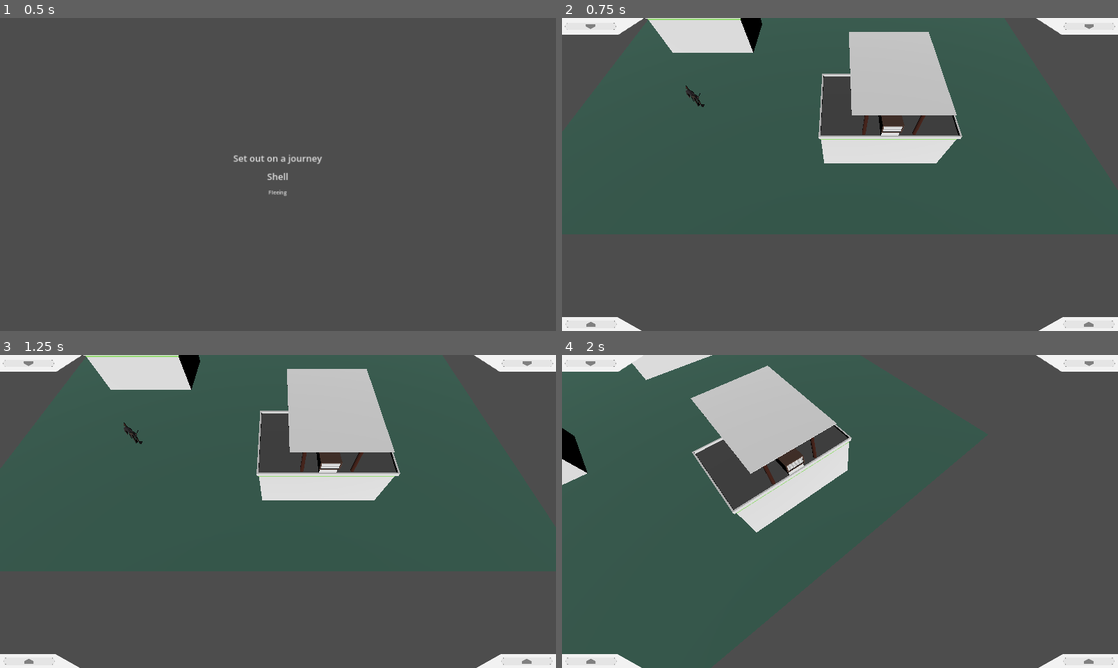
Above: before the commit, frames 1-4 (two rows, left to right).
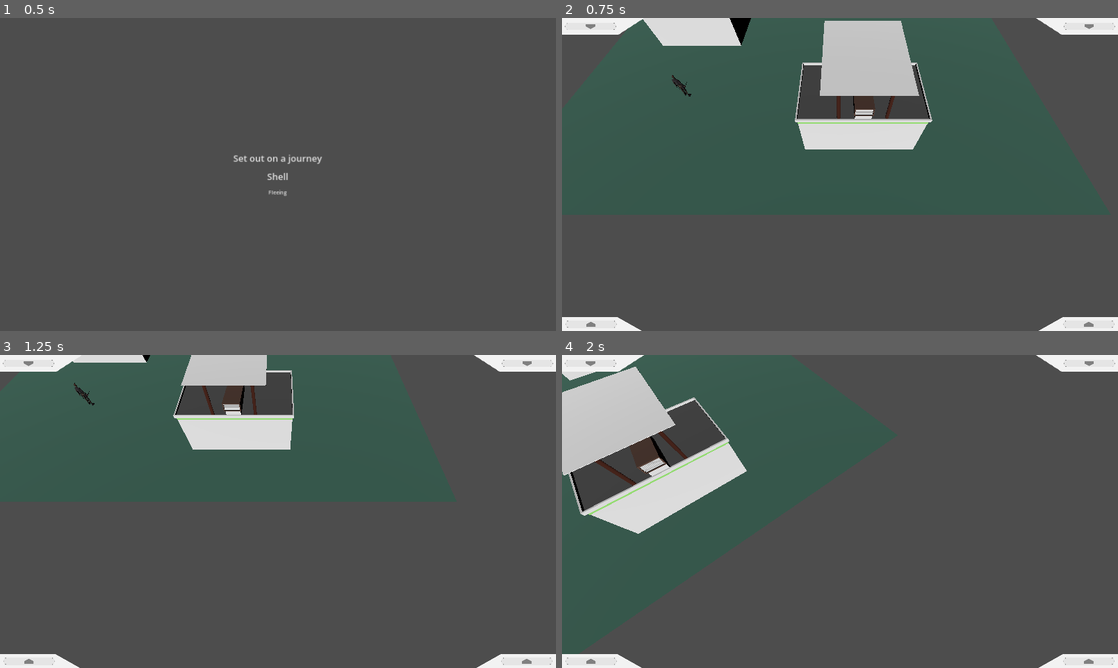
Above: after the commit, the same moments.

Repository: andrijzyn/The-Undefinders
Game: Godot game, scene res://features/GUI/menu/menu.tscn
The game is run twice, just before and just after one commit, with the same random seed, the same clock (stepped at 60 frames per second) and the same inputs.
Inputs (mouse positions are in pixels of both pictures, inside the frame that each line leads up to):
- Up to frame 1 (0.5 s): no input
- Up to frame 2 (0.75 s): click "Set out on a journey" at 0.5 s
- Up to frame 3 (1.25 s): no input
- Up to frame 4 (2 s): tap Enter at 1.25 s; move the mouse to (962, 495) at 1.27 s; hold E (ROTATE_RIGHT) from 1.28 s (still down); hold R (ROTATE) from 1.28 s (still down); click (962, 495) at 1.42 s

Frame 1 is identical in both runs. In frame 2, 8.4% of the frame differs, in the area x 14-72%, y 0-47%; in frame 3, 15%; in frame 4, 20%, in the area x 0-53%, y 0-58%.

Commit message:
Fix handleEdgeScrolling

Diff:
--- a/app/MainCamera.gd
+++ b/app/MainCamera.gd
@@ -2,11 +2,12 @@
 class_name MainCamera
 
 @export var CAMERA_SPEED_MULTPLIER := 10
+@export var CAMERA_ROTATION_SPEED := 1
+
 @export var ZOOM_SPEED_MULTPLIER := 200
-@export var EDGE_SCROLL_SPEED_MULTPLIER := 5
-@export var EDGE_MARGIN := 25
-@export var EDGE_SCROLL_ACCEL := 10
-@export var ROTATION_SPEED := 1
+
+@export var EDGE_MARGIN := 200
+@export var EDGE_SCROLL_SPEED := 20
 
 var selected_nodes: Array[Node3D] = []
 const DRAG_THRESHOLD := 5
@@ -187,47 +188,46 @@
 
 func handleEdgeScrolling(delta: float) -> void:
 	if is_mouse_over_ui():
-		return #Block input if it's over UI
+		return  # Блокировать ввод, если курсор над UI
 
 	var viewport_size = get_viewport().size
 	var mouse_pos = get_viewport().get_mouse_position()
 
-	#Checking if the cursor is in the window
+	# Проверяем, что курсор в пределах окна
 	if mouse_pos.x < 0 or mouse_pos.x > viewport_size.x or mouse_pos.y < 0 or mouse_pos.y > viewport_size.y:
 		return
 
 	var move_dir = Vector3.ZERO
-	var speed_multiplier_x = 0.0
-	var speed_multiplier_z = 0.0
-
-	if mouse_pos.x <= EDGE_MARGIN:
-		speed_multiplier_x = 1.0 - (mouse_pos.x / EDGE_MARGIN)
-		move_dir.x += 1
-	elif mouse_pos.x >= viewport_size.x - EDGE_MARGIN:
-		speed_multiplier_x = 1.0 - ((viewport_size.x - mouse_pos.x) / EDGE_MARGIN)
-		move_dir.x -= 1
-
-	if mouse_pos.y <= EDGE_MARGIN:
-		speed_multiplier_z = 1.0 - (mouse_pos.y / EDGE_MARGIN)
-		move_dir.z += 1
-	elif mouse_pos.y >= viewport_size.y - EDGE_MARGIN:
-		speed_multiplier_z = 1.0 - ((viewport_size.y - mouse_pos.y) / EDGE_MARGIN)
-		move_dir.z -= 1
-
-	# Applying acceleration
-	var total_speed_multiplier = max(speed_multiplier_x, speed_multiplier_z)
-	if move_dir != Vector3.ZERO:
-		var move_x = transform.basis.x * move_dir.x
-		var move_z = transform.basis.z * move_dir.z
-		move_x.y = 0
-		move_z.y = 0
-		position -= (move_x + move_z).normalized() * (EDGE_SCROLL_SPEED_MULTPLIER + total_speed_multiplier * EDGE_SCROLL_ACCEL) * delta
+
+	# Функция для расчёта множителя скорости
+	var calculate_speed_multiplier = func(pos: float, margin: float, max_size: float) -> float:
+		if pos <= margin:
+			return -(1.0 - (pos / margin))  # Левый/верхний край (отрицательное значение)
+		elif pos >= max_size - margin:
+			return 1.0 - ((max_size - pos) / margin)  # Правый/нижний край (положительное значение)
+		return 0.0
+
+	# Рассчитываем множитель скорости
+	var speed_x = calculate_speed_multiplier.call(mouse_pos.x, EDGE_MARGIN, viewport_size.x)
+	var speed_z = calculate_speed_multiplier.call(mouse_pos.y, EDGE_MARGIN, viewport_size.y)
+
+	# Корректное направление движения
+	move_dir += transform.basis.x * speed_x
+	move_dir += transform.basis.z * speed_z
+
+	# Убираем перемещение по Y
+	move_dir.y = 0
+
+	# Применяем множитель скорости (от 0 до 100%)
+	if move_dir.length() > 0:
+		position += move_dir.normalized() * EDGE_SCROLL_SPEED * abs(speed_x + speed_z) * delta
+
 
 func handleRotation(delta: float) -> void:
 	if Input.is_action_pressed("ROTATE_LEFT"):
-		rotate_y(ROTATION_SPEED * delta)
+		rotate_y(CAMERA_ROTATION_SPEED * delta)
 	elif Input.is_action_pressed("ROTATE_RIGHT"):
-		rotate_y(-ROTATION_SPEED * delta)
+		rotate_y(-CAMERA_ROTATION_SPEED * delta)
 
 func start_building_placement(building_name: String) -> void:
 	# If there is an old phantom object, delete and restore the materials
